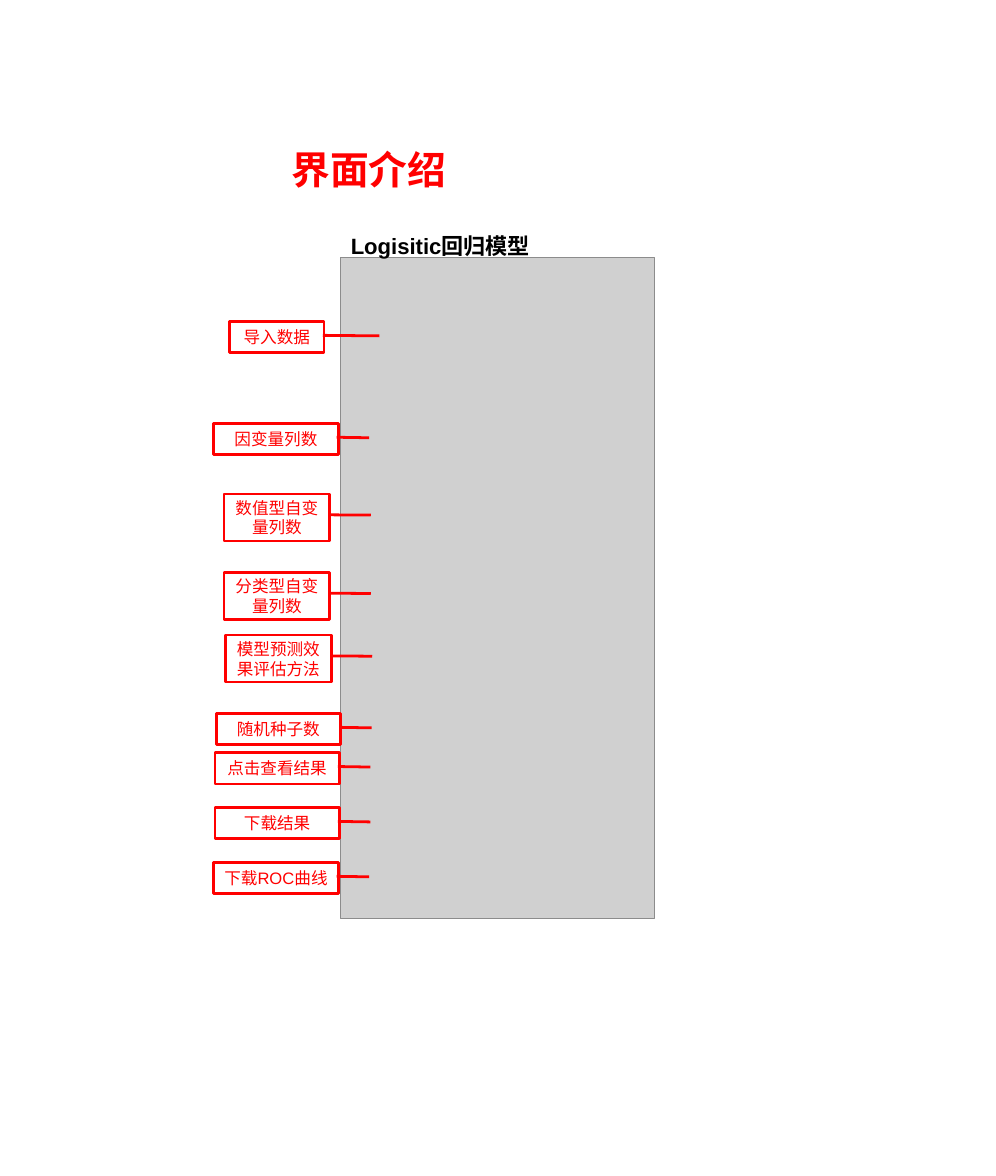
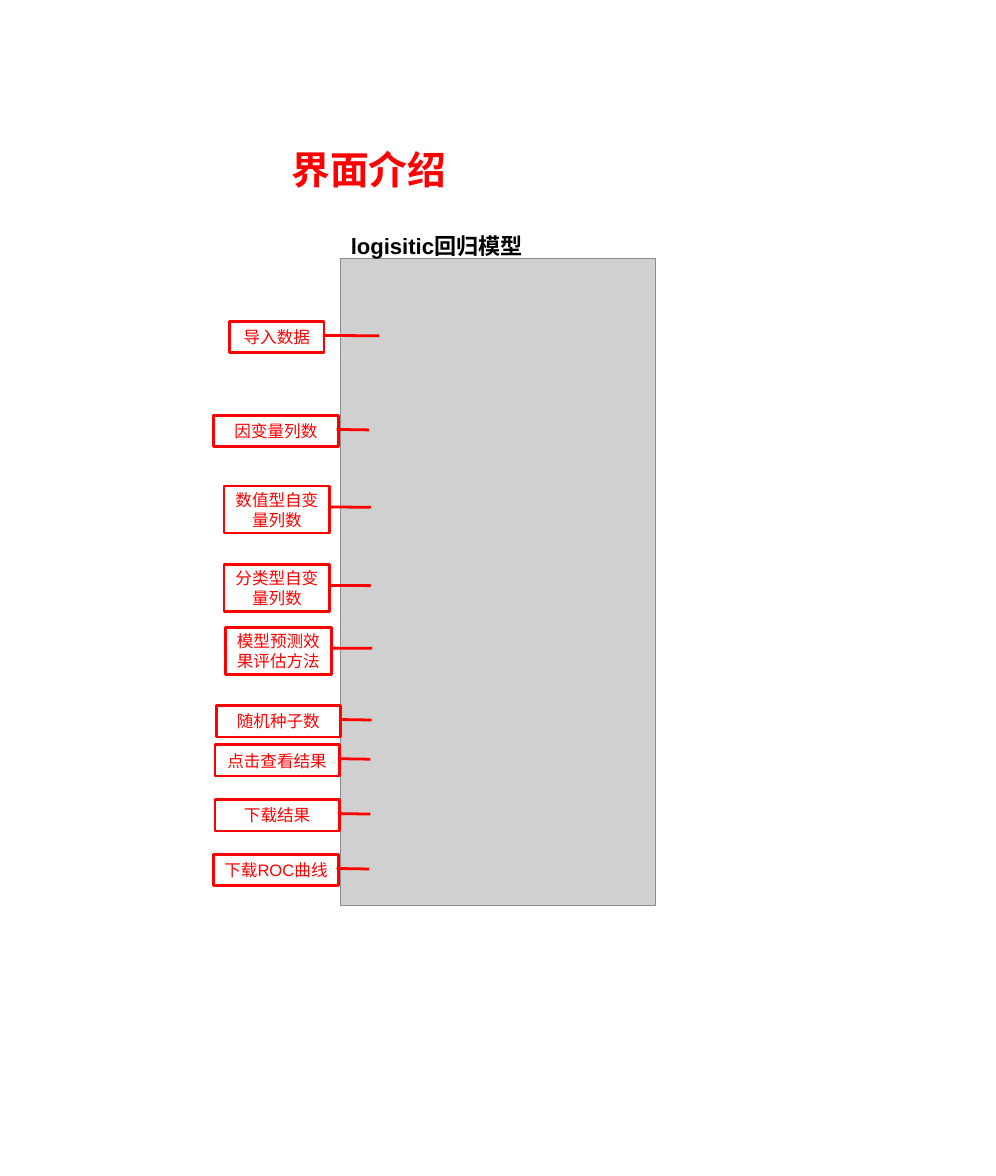
Before and after one commit to YanqiangLu1/luyanqiang3, a slide deck: slide 1 of image/Logistic/界面.pptx. Drawn at 996x1176 pixels with LibreOffice and Linux fonts; fonts in the diff are those of the drawing; grey boxes stand for pictures. Boxes give left, top, right and bottom in pixels: in the first picture for what was removed or moved away, otherwise in the second. Text is boxed around its words. In the diff, an @@ line names an element or a change of style, - is before the commit and + after.

```diff
--- a/image/Logistic/界面.pptx
+++ b/image/Logistic/界面.pptx
@@ text at box(351, 236, 523, 259): text changed @@
-Logisitic回归模型
+logisitic回归模型
@@ picture: place and size @@
-picture at box(341, 258, 654, 918)
+picture at box(341, 259, 655, 905)
@@ 8 border callouts: place and size @@
-8 border callouts at box(214, 423, 341, 893)
+8 border callouts at box(214, 415, 341, 885)
```
Also in this commit, not shown: 4 other files.
